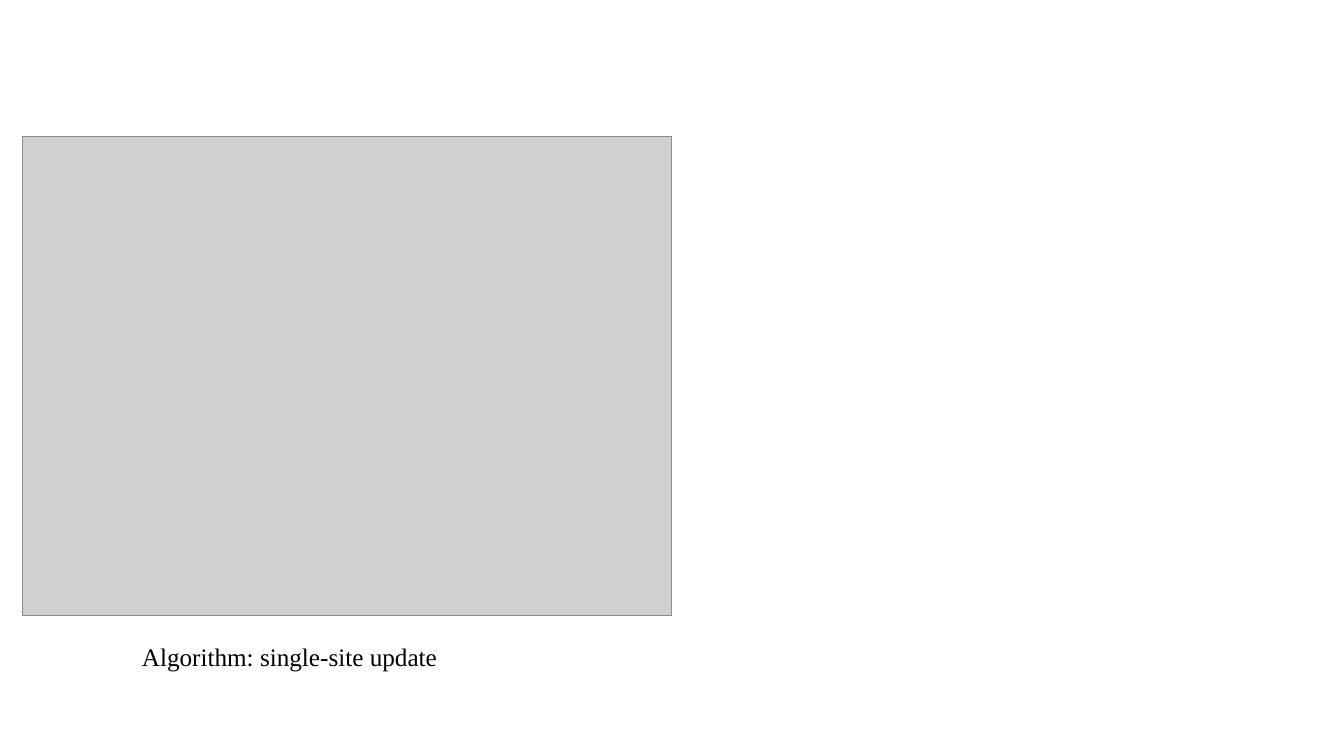
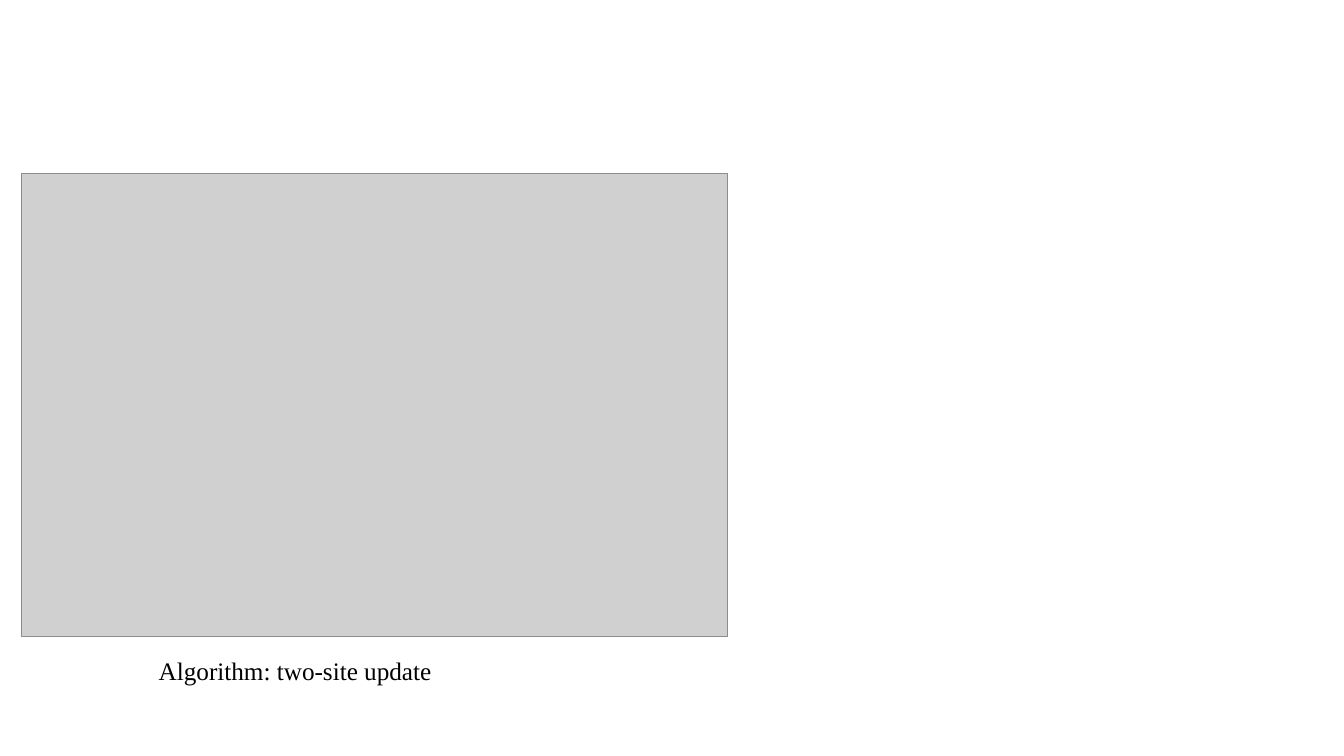
Before and after one commit to QuantumLiquids/SSH-Hubbard, a slide deck: slide 11 of note/SSH-Hubbard-Note5.pptx. Drawn at 1344x756 pixels with LibreOffice and Linux fonts; fonts in the diff are those of the drawing; grey boxes stand for pictures. Boxes give left, top, right and bottom in pixels: in the first picture for what was removed or moved away, otherwise in the second. Text is boxed around its words. In the diff, an @@ line names an element or a change of style, - is before the commit and + after.

```diff
--- a/note/SSH-Hubbard-Note5.pptx
+++ b/note/SSH-Hubbard-Note5.pptx
@@ picture: place and size @@
-picture at (23,136,673,615)
+picture at (21,173,727,636)
@@ text at (159,662,431,686): text changed @@
-Algorithm: single-site update
+Algorithm: two-site update
```
Also in this commit, not shown: 4 slides added, 1 slide removed, 7 other files.
